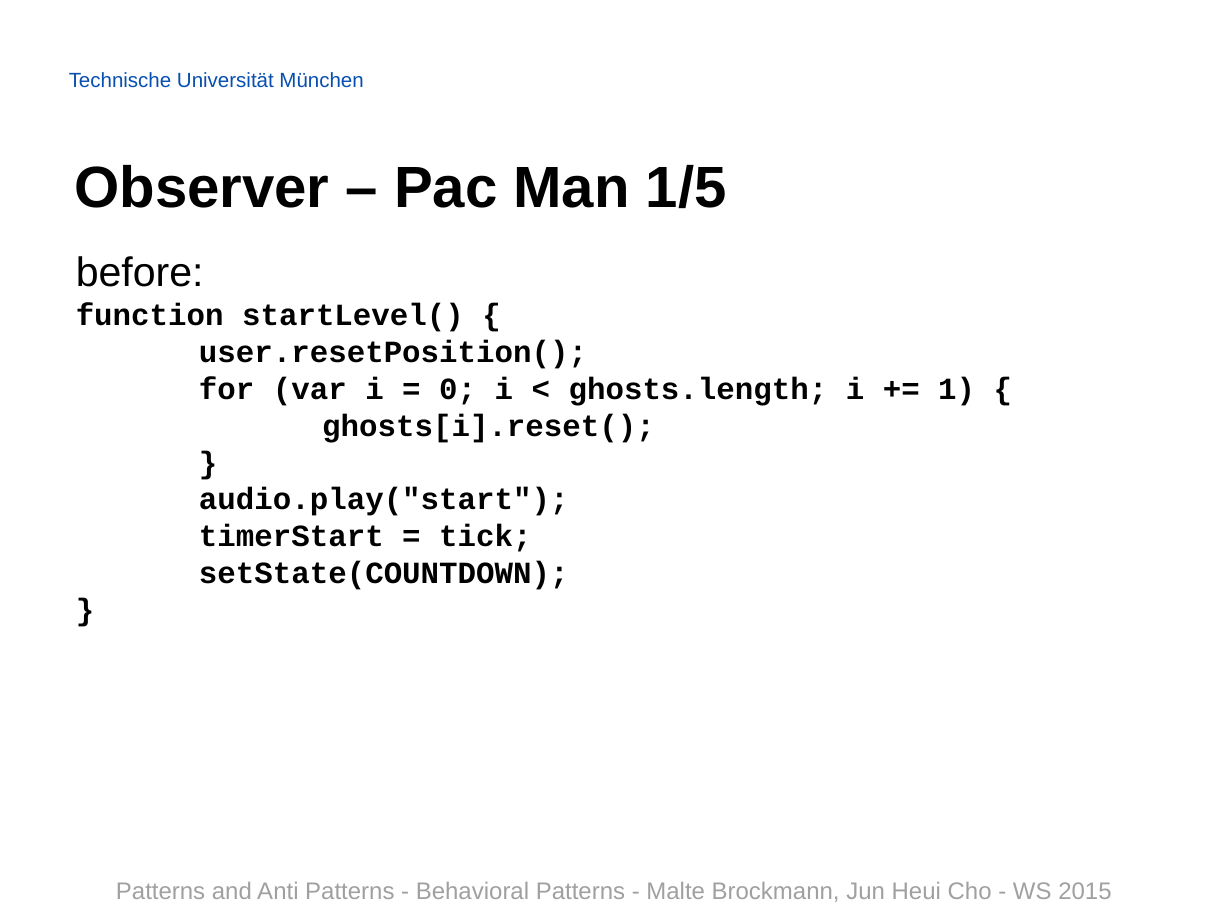
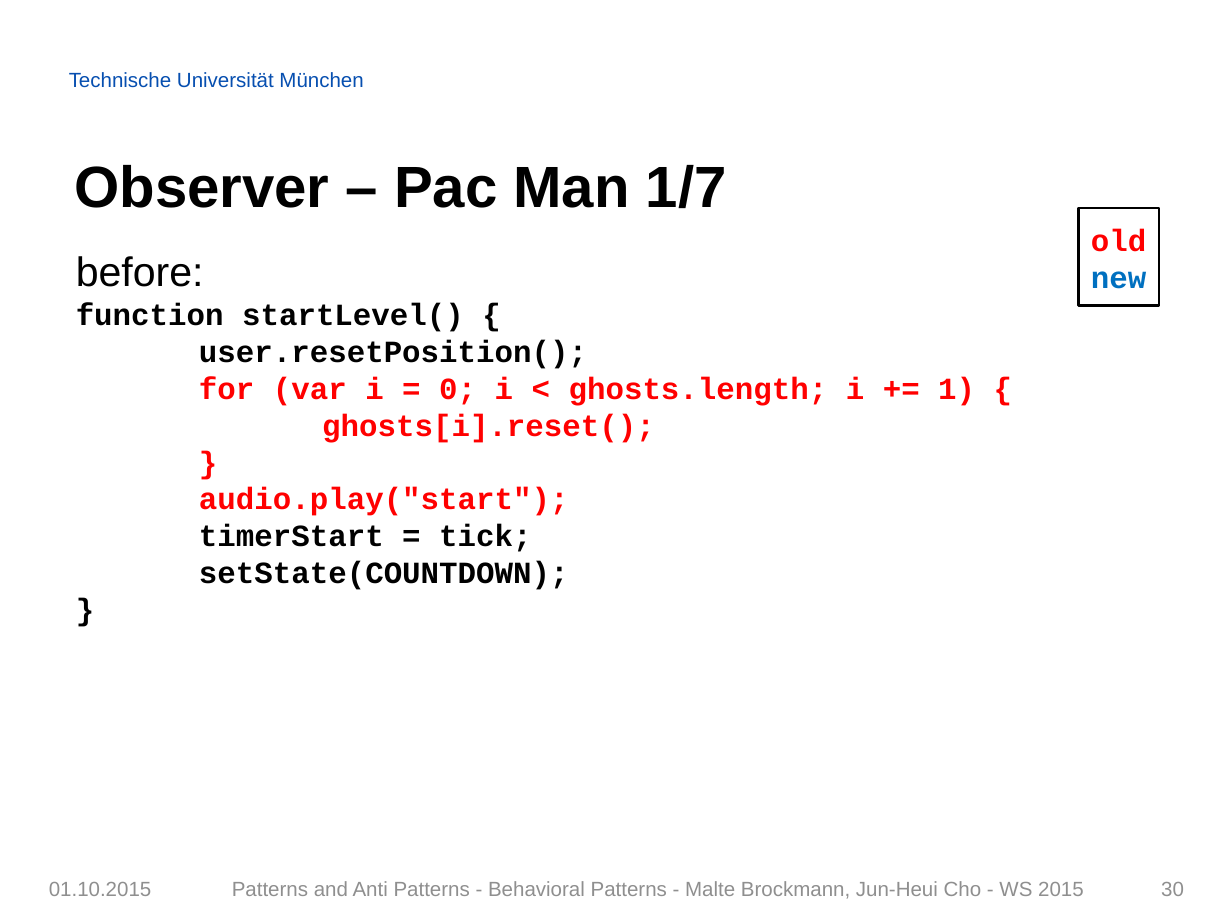
Before and after one commit to Painted6/Behavioral-design-patterns, a slide deck: slide 30 of Behavioral Patterns - JS Patterns and Anti Patterns.pptx. Drawn at 1232x924 pixels with LibreOffice and Linux fonts; fonts in the diff are those of the drawing; background and template pictures are left out. Boxes give left, top, right and bottom in pixels: in the first picture for what was removed or moved away, otherwise in the second. Text is boxed around its words. In the diff, an @@ line names an element or a change of style, - is before the commit and + after.

Commit message:
added proper footer, color coded the codes, added graph for observer pattern, added summary slide

```diff
--- a/Behavioral Patterns - JS Patterns and Anti Patterns.pptx
+++ b/Behavioral Patterns - JS Patterns and Anti Patterns.pptx
@@ title at box(75, 165, 727, 208): text changed @@
-Observer – Pac Man 1/5
+Observer – Pac Man 1/7
@@ rectangle added at box(1079, 208, 1159, 306), outline #000000 1.5 pt, 18 pt, text #FF0000, bold @@
+old
+new
@@ text at box(199, 376, 975, 516): text colour #000000 to #FF0000 in "for (var i = 0; i < ...", "ghosts[i].reset();", "}", "audio.play("start");" @@
@@ text added at box(49, 882, 152, 896), 12 pt, text #909090 @@
+01.10.2015
@@ text removed at box(116, 882, 1111, 902) @@
-Patterns and Anti Patterns - Behavioral Patterns - Malte Brockmann, Jun Heui Cho - WS 2015
@@ text added at box(232, 881, 1084, 899), 12 pt, text #909090 @@
+Patterns and Anti Patterns - Behavioral Patterns - Malte Brockmann, Jun-Heui Cho - WS 2015
@@ page number added at box(1161, 882, 1184, 896), 12 pt, text #909090 @@
+30
```
Also in this commit, not shown: 42 other slides changed, 3 slides added.
